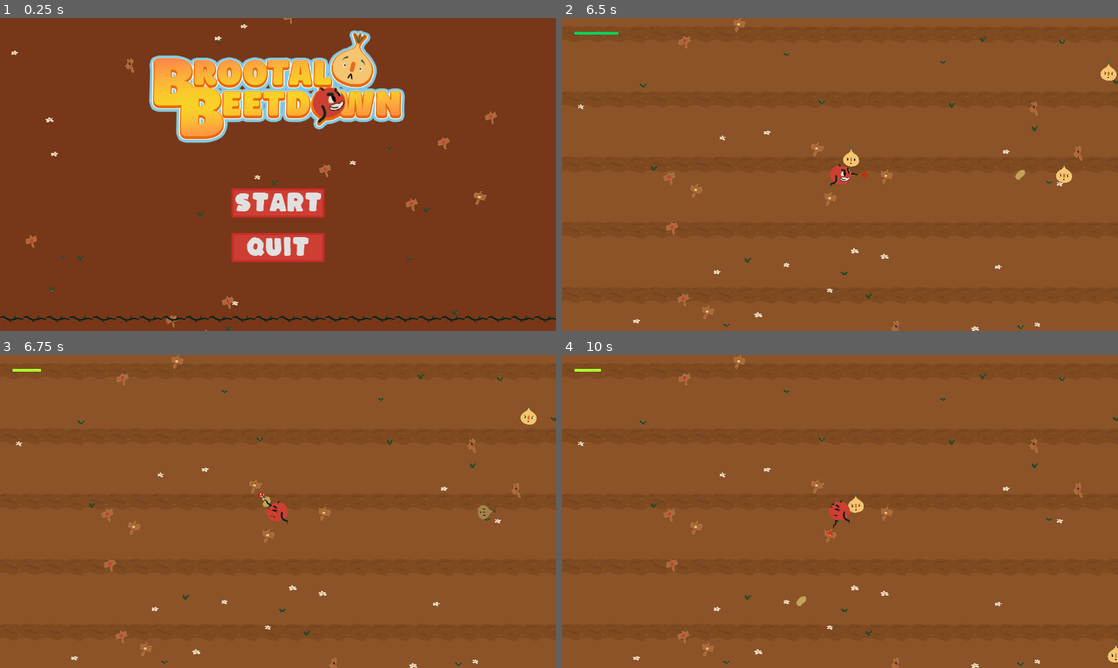
Above: before the commit, frames 1-4 (two rows, left to right).
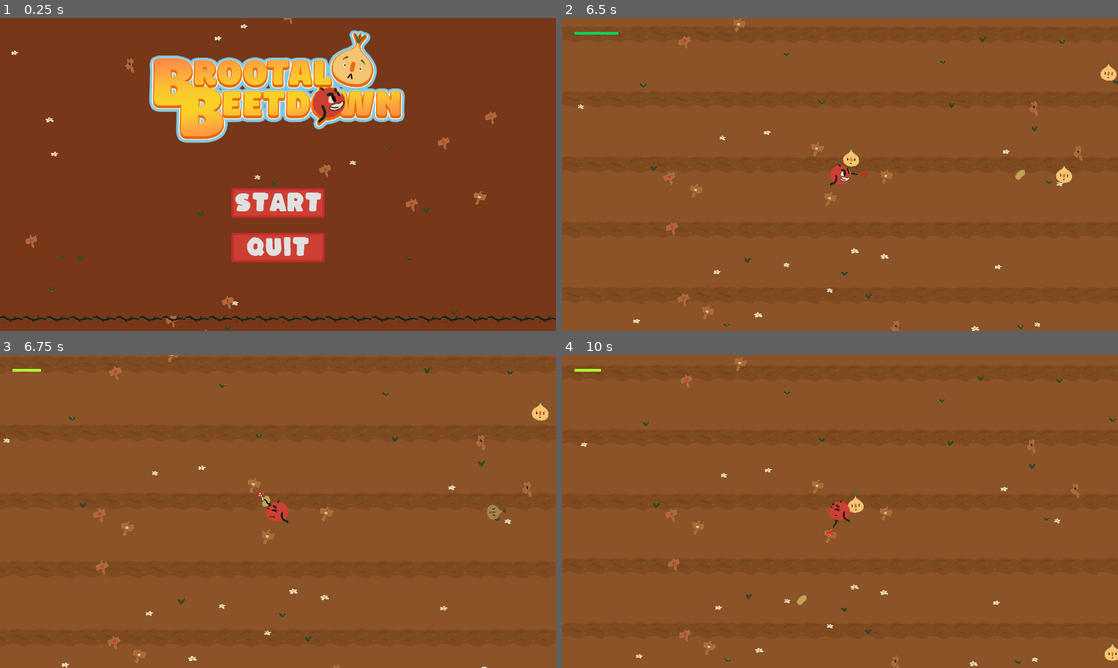
Above: after the commit, the same moments.

Repository: JRo-Robros/BrootalBeetdown
Game: Godot game, scene res://Title.tscn
The game is run twice, just before and just after one commit, with the same random seed, the same clock (stepped at 60 frames per second) and the same inputs.
Inputs (mouse positions are in pixels of both pictures, inside the frame that each line leads up to):
- Up to frame 1 (0.25 s): no input
- Up to frame 2 (6.5 s): click "Start" at 0.5 s; tap Enter at 1.25 s; move the mouse to (962, 158) at 1.27 s; click (962, 158) at 1.42 s; move the mouse to (728, 190) at 2.02 s; click (728, 190) at 2.17 s; move the mouse to (895, 105) at 2.77 s; click (895, 105) at 2.92 s; tap Space at 3.5 s; move the mouse to (812, 237) at 3.52 s; click (812, 237) at 3.67 s; move the mouse to (1006, 221) at 4.27 s; click (1006, 221) at 4.42 s; move the mouse to (673, 127) at 5.02 s; click (673, 127) at 5.17 s; move the mouse to (867, 174) at 5.77 s; click (867, 174) at 5.92 s
- Up to frame 3 (6.75 s): move the mouse to (194, 433) at 6.52 s; click (194, 433) at 6.67 s
- Up to frame 4 (10 s): move the mouse to (962, 495) at 7.27 s; click (962, 495) at 7.42 s; move the mouse to (728, 527) at 8.02 s; click (728, 527) at 8.17 s; move the mouse to (895, 442) at 8.77 s; click (895, 442) at 8.92 s; move the mouse to (812, 574) at 9.52 s; click (812, 574) at 9.67 s

Frames 1-2 are identical in both runs. In frame 3, 2.6% of the frame differs, in the area x 0-100%, y 0-100%; in frame 4, 1.1%.

Commit message:
Screenshake

Diff:
--- /dev/null
+++ b/Camera2D.gd
@@ -0,0 +1,29 @@
+extends Camera2D
+
+
+var rand = RandomNumberGenerator.new()
+var shaking = false
+
+
+# Called when the node enters the scene tree for the first time.
+func _ready():
+	rand.randomize()
+	Globals.cam = self
+
+
+func start_shake():
+	shaking = true
+	yield(get_tree().create_timer(0.3), "timeout")
+	stop_shake()
+
+
+func stop_shake():
+	zoom = Vector2.ONE
+	shaking = false
+
+
+func _process(_delta):
+	if !shaking:
+		return
+	var r = (rand.randf() - 0.5) * 0.1
+	zoom = Vector2.ONE + Vector2(r,r)
--- a/Globals.gd
+++ b/Globals.gd
@@ -3,3 +3,4 @@
 signal player_health_changed
 
 var player
+var cam
--- a/Main.tscn
+++ b/Main.tscn
@@ -24,6 +24,7 @@
 [ext_resource path="res://GraphicalAssets/environment/dirt_mounds-03.png" type="Texture" id=22]
 [ext_resource path="res://GraphicalAssets/environment/dirt_mounds-01.png" type="Texture" id=23]
 [ext_resource path="res://GraphicalAssets/environment/dirt_mounds-02.png" type="Texture" id=24]
+[ext_resource path="res://Camera2D.gd" type="Script" id=25]
 
 [sub_resource type="TileSet" id=9]
 0/name = "soil-BEdge1.png 0"
@@ -296,7 +297,7 @@
 
 [node name="Music" type="AudioStreamPlayer" parent="."]
 stream = ExtResource( 7 )
-volume_db = -5.0
+volume_db = -8.0
 autoplay = true
 
 [node name="Background" type="Node2D" parent="."]
@@ -349,6 +350,7 @@
 drag_margin_v_enabled = true
 drag_margin_left = 0.4
 drag_margin_top = 0.4
+script = ExtResource( 25 )
 
 [node name="WaveSpawner" parent="YSort/Tom" instance=ExtResource( 1 )]
 
--- a/Tom.gd
+++ b/Tom.gd
@@ -136,6 +136,7 @@
 
 
 func take_damage(damage):
+	Globals.cam.start_shake()
 	health -= damage
 	play_hurt_sound()
 	if health <= 0:
--- a/project.godot
+++ b/project.godot
@@ -22,7 +22,7 @@
 
 config/name="BrootalBeetdown"
 run/main_scene="res://Title.tscn"
-config/icon="res://icon.png"
+config/icon="res://GraphicalAssets/angry.png"
 
 [autoload]
 
Not shown: 1 places in Main.tscn that only renumber resources
